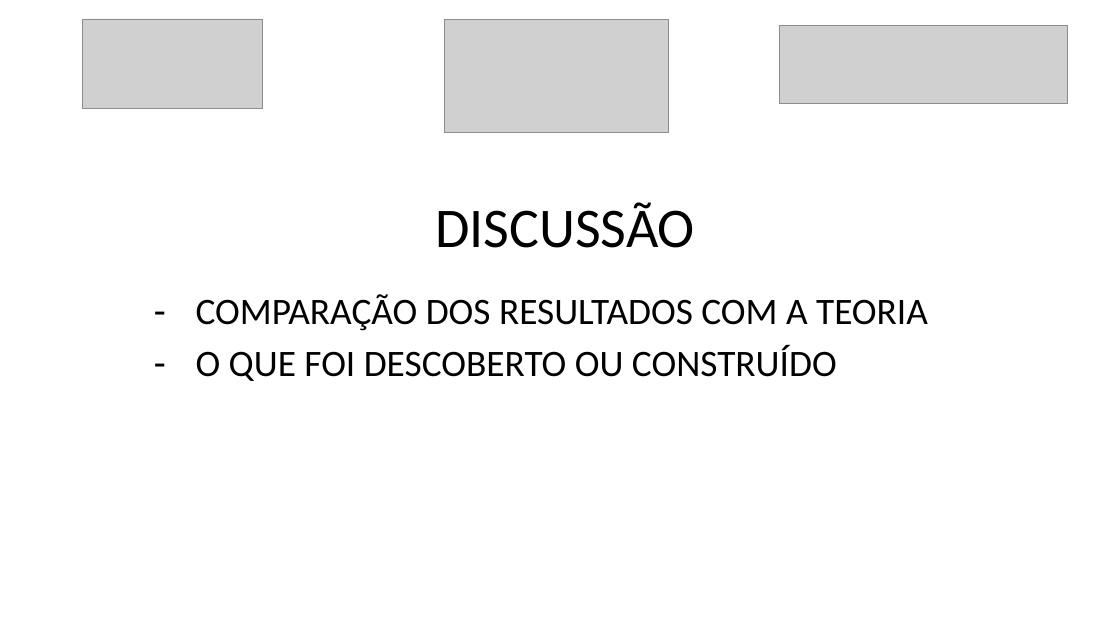
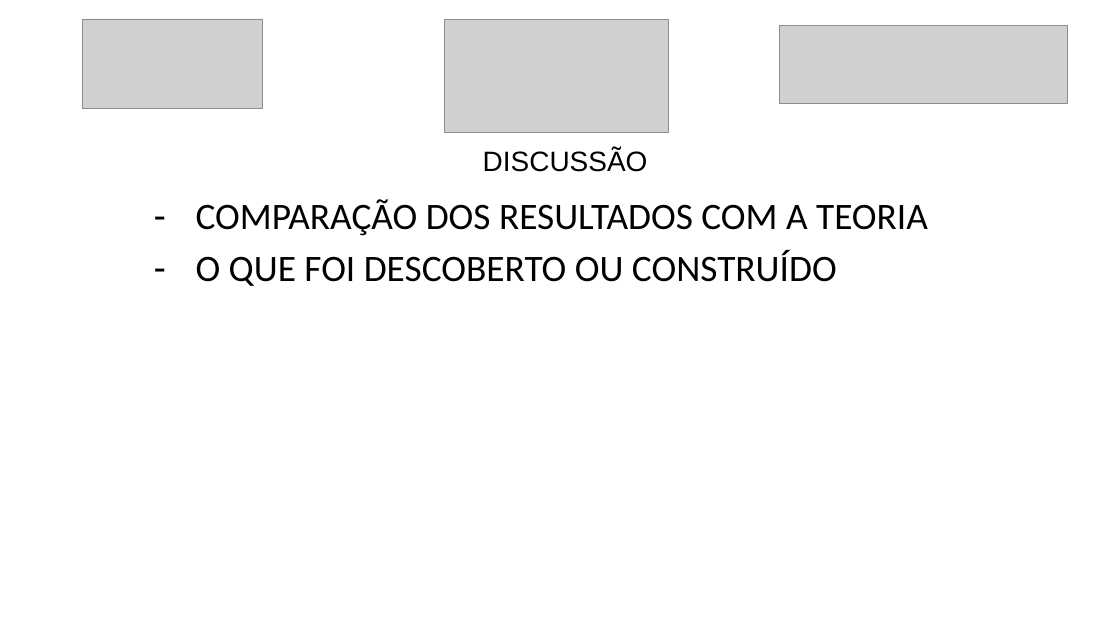
Before and after one commit to luanmenezesx/TCC-CCB, a slide deck: slide 9 of Modelo slides apresentação TCC.pptx (slide 8 before the commit). Drawn at 1120x630 pixels with LibreOffice and Linux fonts; fonts in the diff are those of the drawing; grey boxes stand for pictures. Boxes give left, top, right and bottom in pixels: in the first picture for what was removed or moved away, otherwise in the second. Text is boxed around its words. In the diff, an @@ line names an element or a change of style, - is before the commit and + after.

```diff
--- a/Modelo slides apresentação TCC.pptx
+++ b/Modelo slides apresentação TCC.pptx
@@ title "DISCUSSÃO": place and size @@
-title "DISCUSSÃO" at (435,202,695,248)
+title "DISCUSSÃO" at (483,149,648,172)
@@ title "DISCUSSÃO" at (483,149,648,172): size 48 to 24 pt, font Calibri to Arial @@
@@ subtitle "COMPARAÇÃO DOS RESULTADOS COM A ...": place and size @@
-subtitle "COMPARAÇÃO DOS RESULTADOS COM A ..." at (196,294,928,381)
+subtitle "COMPARAÇÃO DOS RESULTADOS COM A ..." at (196,199,928,286)
```
Also in this commit, not shown: 2 other slides changed, 1 slide added.
